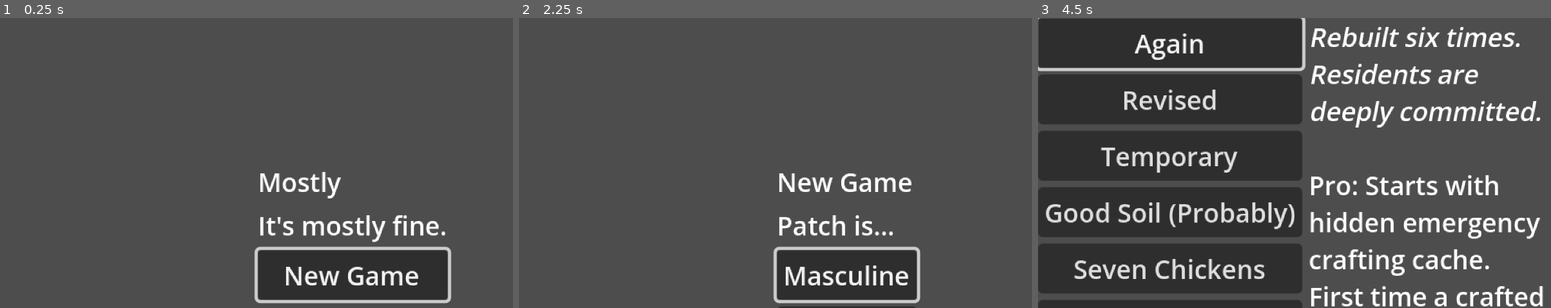
Above: before the commit, frames 1-3 (left to right).
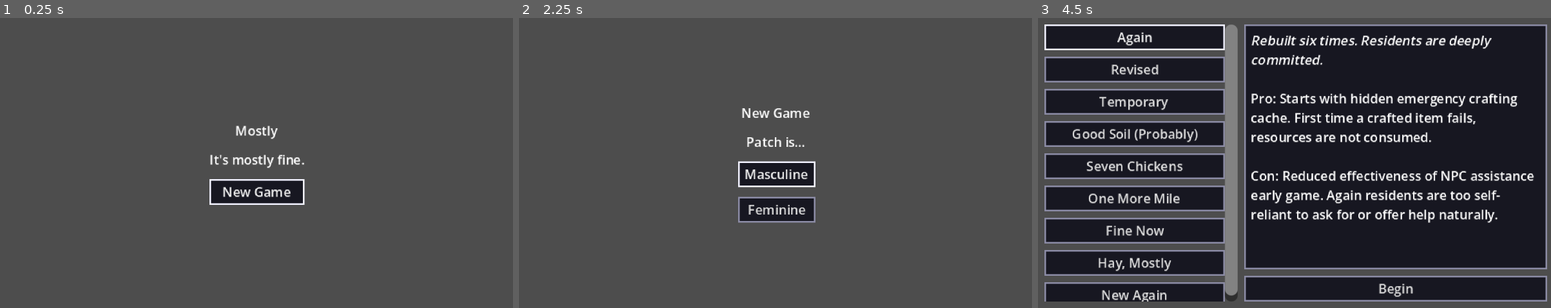
Above: after the commit, the same moments.

Repository: adamgtyson/mostly
Game: Godot game, scene res://scenes/title.tscn
Same seed, same stepped clock (60 frames per second), same inputs: the game is played once before the commit and once after it.
Inputs:
- Up to frame 1 (0.25 s): no input
- Up to frame 2 (2.25 s): click "New Game" at 0.5 s; click "New Game" at 1.25 s; tap Enter at 2 s; hold Right (ui_right) from 2.03 s (still down); tap Z at 2.1 s
- Up to frame 3 (4.5 s): release Right (ui_right) at 2.75 s; click "Masculine" at 2.75 s; click "Masculine" (after the commit: "Feminine") at 3.5 s; tap Space at 4.25 s; hold Down (ui_down) from 4.28 s (still down); tap Enter at 4.35 s

The runs differ from the first frame. In frame 1, 11% of the frame differs, in the area x 40-88%, y 37-99%; in frame 2, 9.5%; in frame 3, 71%, in the area x 0-100%, y 0-100%.

Commit message:
fix(ui): title and new-game screens in 320x180 canvas space with shared theme
Adam's windowed repro: the title in the lower-right, New Game text ~4x too
large and clipped. Cause: both screens laid out Controls with a one-shot
PRESET_CENTER before their children existed and used the default 16px font
inside the 320x180 canvas. The dialogue box (default font at size 8, canvas
coordinates) was the working reference.

ui/ui_theme.tres - the shared theme: default font size 8 (no font files,
EC-12a OPEN), button padding 4/2 with buttons ~13px tall, a visible
bright-border focus style for 4x window scale, dialogue-box palette. Applied
on both scene roots.

Both screens rebuilt as pure container layouts, no absolute positions:
title = CenterContainer > VBox (title, tagline, Continue, New Game);
New Game step 1 = CenterContainer > VBox; step 2 = MarginContainer > HBox of
a ScrollContainer village list (follow_focus: arrowing scrolls, so all nine
are gamepad-reachable - chosen over pagination for zero custom input code)
and a PanelContainer detail panel whose RichTextLabel scrolls long pro/con
text instead of growing past 180px.

Co-Authored-By: Claude Fable 5 <noreply@anthropic.com>

Diff:
--- a/scenes/new_game.tscn
+++ b/scenes/new_game.tscn
@@ -1,8 +1,10 @@
-[gd_scene load_steps=2 format=3]
+[gd_scene format=3]
 
 [ext_resource type="Script" path="res://scripts/new_game.gd" id="1_newgame"]
+[ext_resource type="Theme" path="res://ui/ui_theme.tres" id="2_theme"]
 
 [node name="NewGame" type="Control"]
+theme = ExtResource("2_theme")
 layout_mode = 3
 anchors_preset = 15
 anchor_right = 1.0
--- a/scenes/title.tscn
+++ b/scenes/title.tscn
@@ -1,8 +1,10 @@
 [gd_scene format=3]
 
 [ext_resource type="Script" path="res://scripts/title.gd" id="1_title"]
+[ext_resource type="Theme" path="res://ui/ui_theme.tres" id="2_theme"]
 
 [node name="Title" type="Control"]
+theme = ExtResource("2_theme")
 layout_mode = 3
 anchors_preset = 15
 anchor_right = 1.0
--- a/scripts/new_game.gd
+++ b/scripts/new_game.gd
@@ -34,8 +34,8 @@
 var _villages: Dictionary = {}
 var _selected_village: String = ""
 
-var _gender_step: VBoxContainer = null
-var _village_step: HBoxContainer = null
+var _gender_step: CenterContainer = null
+var _village_step: MarginContainer = null
 var _village_buttons: VBoxContainer = null
 var _detail_label: RichTextLabel = null
 var _confirm_button: Button = null
@@ -157,40 +157,72 @@
 		router.call("go_to", destination["region"], destination["area"], destination["spawn"])
 	return destination
 
-# ── UI (programmatic; placeholder theme only) ───────────────────────────────
-
+# ── UI (session 10: 320x180 canvas space, containers own all placement) ────
+
+## Everything lives inside Rect2(0, 0, 320, 180); fonts and styles come from
+## ui/ui_theme.tres on the scene root, sized like the dialogue box (font 8).
+## Nine village names plus a detail panel do not fit 180px with room to spare,
+## so the list is a ScrollContainer with follow_focus: arrowing through the
+## buttons scrolls the list itself, which keeps the whole flow
+## keyboard/gamepad-only with zero custom input code. No absolute positions —
+## a container owns every placement.
 func _build_ui() -> void:
 	set_anchors_and_offsets_preset(Control.PRESET_FULL_RECT)
 
-	_gender_step = VBoxContainer.new()
+	_gender_step = CenterContainer.new()
 	_gender_step.name = "GenderStep"
-	_gender_step.set_anchors_and_offsets_preset(Control.PRESET_CENTER)
+	_gender_step.set_anchors_and_offsets_preset(Control.PRESET_FULL_RECT)
 	add_child(_gender_step)
 
+	var options := VBoxContainer.new()
+	options.name = "Options"
+	options.alignment = BoxContainer.ALIGNMENT_CENTER
+	options.add_theme_constant_override("separation", 6)
+	_gender_step.add_child(options)
+
 	var title := Label.new()
+	title.name = "Heading"
 	title.text = "New Game"
-	_gender_step.add_child(title)
+	title.horizontal_alignment = HORIZONTAL_ALIGNMENT_CENTER
+	options.add_child(title)
 
 	var prompt := Label.new()
+	prompt.name = "Prompt"
 	prompt.text = "Patch is…"
-	_gender_step.add_child(prompt)
+	prompt.horizontal_alignment = HORIZONTAL_ALIGNMENT_CENTER
+	options.add_child(prompt)
 
 	for option: Array in [["Masculine", "m"], ["Feminine", "f"]]:
 		var button := Button.new()
 		button.text = str(option[0])
 		button.name = "Gender_%s" % str(option[1])
 		button.pressed.connect(choose_gender.bind(str(option[1])))
-		_gender_step.add_child(button)
-
-	_village_step = HBoxContainer.new()
+		options.add_child(button)
+
+	_village_step = MarginContainer.new()
 	_village_step.name = "VillageStep"
 	_village_step.set_anchors_and_offsets_preset(Control.PRESET_FULL_RECT)
+	for side: String in ["left", "top", "right", "bottom"]:
+		_village_step.add_theme_constant_override("margin_%s" % side, 4)
 	_village_step.visible = false
 	add_child(_village_step)
 
+	var layout := HBoxContainer.new()
+	layout.name = "Layout"
+	layout.add_theme_constant_override("separation", 4)
+	_village_step.add_child(layout)
+
+	var scroll := ScrollContainer.new()
+	scroll.name = "VillageScroll"
+	scroll.custom_minimum_size = Vector2(120, 0)
+	scroll.horizontal_scroll_mode = ScrollContainer.SCROLL_MODE_DISABLED
+	scroll.follow_focus = true
+	layout.add_child(scroll)
+
 	_village_buttons = VBoxContainer.new()
 	_village_buttons.name = "VillageButtons"
-	_village_step.add_child(_village_buttons)
+	_village_buttons.size_flags_horizontal = Control.SIZE_EXPAND_FILL
+	scroll.add_child(_village_buttons)
 
 	for id_value: String in village_ids_in_order():
 		var village: Dictionary = _villages[id_value]
@@ -204,13 +236,22 @@
 	var right := VBoxContainer.new()
 	right.name = "Detail"
 	right.size_flags_horizontal = Control.SIZE_EXPAND_FILL
-	_village_step.add_child(right)
+	right.add_theme_constant_override("separation", 4)
+	layout.add_child(right)
+
+	var panel := PanelContainer.new()
+	panel.name = "DetailPanel"
+	panel.size_flags_vertical = Control.SIZE_EXPAND_FILL
+	right.add_child(panel)
 
 	_detail_label = RichTextLabel.new()
+	_detail_label.name = "DetailText"
 	_detail_label.bbcode_enabled = true
-	_detail_label.fit_content = true
-	_detail_label.size_flags_vertical = Control.SIZE_EXPAND_FILL
-	right.add_child(_detail_label)
+	# Long pro/con text scrolls inside the panel rather than growing the panel
+	# past 180px — the dialogue box's approach, not fit_content.
+	_detail_label.fit_content = false
+	_detail_label.scroll_active = true
+	panel.add_child(_detail_label)
 
 	_confirm_button = Button.new()
 	_confirm_button.name = "Confirm"
@@ -224,7 +265,7 @@
 		return
 	_gender_step.visible = true
 	_village_step.visible = false
-	var first: Node = _gender_step.get_node_or_null("Gender_m")
+	var first: Node = _gender_step.get_node_or_null("Options/Gender_m")
 	if first is Button:
 		(first as Button).grab_focus()
 
--- a/scripts/title.gd
+++ b/scripts/title.gd
@@ -84,24 +84,37 @@
 		get_tree().change_scene_to_file(NEW_GAME_SCENE)
 	return NEW_GAME_SCENE
 
-# ── UI (programmatic; placeholder theme only) ───────────────────────────────
+# ── UI (session 10: 320x180 canvas space, containers own all placement) ────
 
+## Everything lives inside Rect2(0, 0, 320, 180): a full-rect CenterContainer
+## keeps the menu centred continuously — the session-9 layout used a one-shot
+## PRESET_CENTER before the children existed, which is why "Mostly" drifted to
+## a corner once the buttons resized the box. No absolute positions anywhere;
+## fonts and styles come from ui/ui_theme.tres on the scene root.
 func _build_ui() -> void:
 	set_anchors_and_offsets_preset(Control.PRESET_FULL_RECT)
 
+	var center := CenterContainer.new()
+	center.name = "Center"
+	center.set_anchors_and_offsets_preset(Control.PRESET_FULL_RECT)
+	add_child(center)
+
 	var column := VBoxContainer.new()
 	column.name = "Menu"
-	column.set_anchors_and_offsets_preset(Control.PRESET_CENTER)
-	add_child(column)
+	column.alignment = BoxContainer.ALIGNMENT_CENTER
+	column.add_theme_constant_override("separation", 6)
+	center.add_child(column)
 
 	var title := Label.new()
 	title.name = "GameTitle"
 	title.text = "Mostly"
+	title.horizontal_alignment = HORIZONTAL_ALIGNMENT_CENTER
 	column.add_child(title)
 
 	var tagline := Label.new()
 	tagline.name = "Tagline"
 	tagline.text = "It's mostly fine."
+	tagline.horizontal_alignment = HORIZONTAL_ALIGNMENT_CENTER
 	column.add_child(tagline)
 
 	_continue_button = Button.new()
--- /dev/null
+++ b/ui/ui_theme.tres
@@ -0,0 +1,88 @@
+[gd_resource type="Theme" load_steps=7 format=3]
+
+; Shared UI theme (session 10). The project renders menus inside the 320x180
+; canvas, so everything here is sized for a 180px-tall screen: the dialogue
+; box's default font at size 8 (no font files while EC-12a is OPEN), buttons
+; well under 16px tall with 4px/2px padding, and a visible focus border so
+; keyboard/gamepad selection reads at 4x window scale. Palette matches the
+; dialogue box: near-black panels, grey borders, brighter border on focus.
+
+[sub_resource type="StyleBoxFlat" id="StyleBoxFlat_button_normal"]
+content_margin_left = 4.0
+content_margin_top = 2.0
+content_margin_right = 4.0
+content_margin_bottom = 2.0
+bg_color = Color(0.08, 0.08, 0.12, 0.95)
+border_width_left = 1
+border_width_top = 1
+border_width_right = 1
+border_width_bottom = 1
+border_color = Color(0.55, 0.55, 0.65, 1)
+
+[sub_resource type="StyleBoxFlat" id="StyleBoxFlat_button_hover"]
+content_margin_left = 4.0
+content_margin_top = 2.0
+content_margin_right = 4.0
+content_margin_bottom = 2.0
+bg_color = Color(0.14, 0.14, 0.2, 0.95)
+border_width_left = 1
+border_width_top = 1
+border_width_right = 1
+border_width_bottom = 1
+border_color = Color(0.7, 0.7, 0.8, 1)
+
+[sub_resource type="StyleBoxFlat" id="StyleBoxFlat_button_pressed"]
+content_margin_left = 4.0
+content_margin_top = 2.0
+content_margin_right = 4.0
+content_margin_bottom = 2.0
+bg_color = Color(0.2, 0.2, 0.28, 0.95)
+border_width_left = 1
+border_width_top = 1
+border_width_right = 1
+border_width_bottom = 1
+border_color = Color(0.7, 0.7, 0.8, 1)
+
+[sub_resource type="StyleBoxFlat" id="StyleBoxFlat_button_disabled"]
+content_margin_left = 4.0
+content_margin_top = 2.0
+content_margin_right = 4.0
+content_margin_bottom = 2.0
+bg_color = Color(0.06, 0.06, 0.09, 0.95)
+border_width_left = 1
+border_width_top = 1
+border_width_right = 1
+border_width_bottom = 1
+border_color = Color(0.3, 0.3, 0.38, 1)
+
+[sub_resource type="StyleBoxFlat" id="StyleBoxFlat_button_focus"]
+draw_center = false
+border_width_left = 1
+border_width_top = 1
+border_width_right = 1
+border_width_bottom = 1
+border_color = Color(0.95, 0.95, 1, 1)
+
+[sub_resource type="StyleBoxFlat" id="StyleBoxFlat_panel"]
+content_margin_left = 4.0
+content_margin_top = 4.0
+content_margin_right = 4.0
+content_margin_bottom = 4.0
+bg_color = Color(0.08, 0.08, 0.12, 0.95)
+border_width_left = 1
+border_width_top = 1
+border_width_right = 1
+border_width_bottom = 1
+border_color = Color(0.55, 0.55, 0.65, 1)
+
+[resource]
+default_font_size = 8
+Button/font_sizes/font_size = 8
+Button/styles/disabled = SubResource("StyleBoxFlat_button_disabled")
+Button/styles/focus = SubResource("StyleBoxFlat_button_focus")
+Button/styles/hover = SubResource("StyleBoxFlat_button_hover")
+Button/styles/normal = SubResource("StyleBoxFlat_button_normal")
+Button/styles/pressed = SubResource("StyleBoxFlat_button_pressed")
+Label/font_sizes/font_size = 8
+PanelContainer/styles/panel = SubResource("StyleBoxFlat_panel")
+RichTextLabel/font_sizes/normal_font_size = 8
